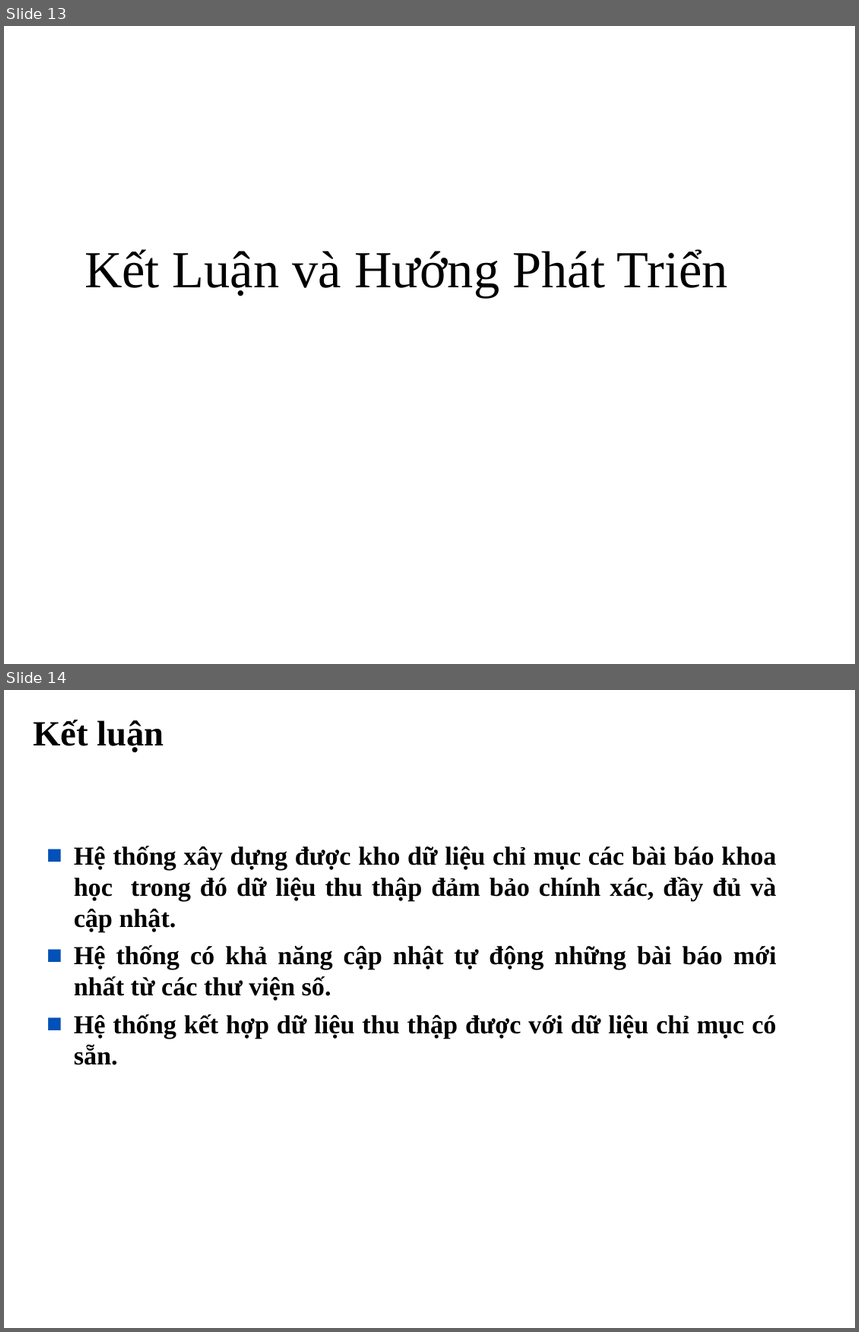
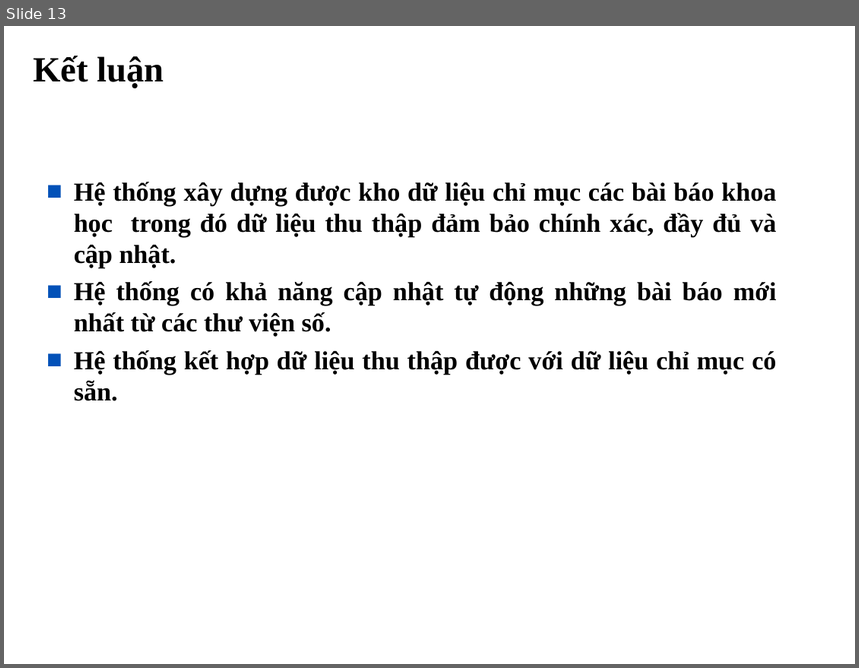
Before and after one commit to tiendv/detaitotnghiep, a slide deck: Report/Bao cao khoa luan/Trinh bay bao cao.ppt. Shown one above the other, each under a label of ours: slides 13 and 14 before the commit, slide 13 after it. The pictures are 859x1332 and 859x668 pixels, drawn with LibreOffice and Linux fonts; fonts in the diff are those of the drawing; background and template pictures are left out. Boxes give left, top, right and bottom in pixels: in the first picture for what was removed or moved away, otherwise in the second. Text is boxed around its words. In the diff, an @@ line names an element or a change of style, - is before the commit and + after.

```diff
--- a/Report/Bao cao khoa luan/Trinh bay bao cao.ppt
+++ b/Report/Bao cao khoa luan/Trinh bay bao cao.ppt
@@ slide 13 removed at <box>4,26,855,664</box>, background #FFFFFF @@
@@ text removed at <box>85,249,728,298</box> @@
-Kết Luận và Hướng Phát Triển
@@ what was slide 14 is now slide 13 @@
```
Also in this commit, not shown: 3 slides changed, 4 slides added, 4 other slides removed.
